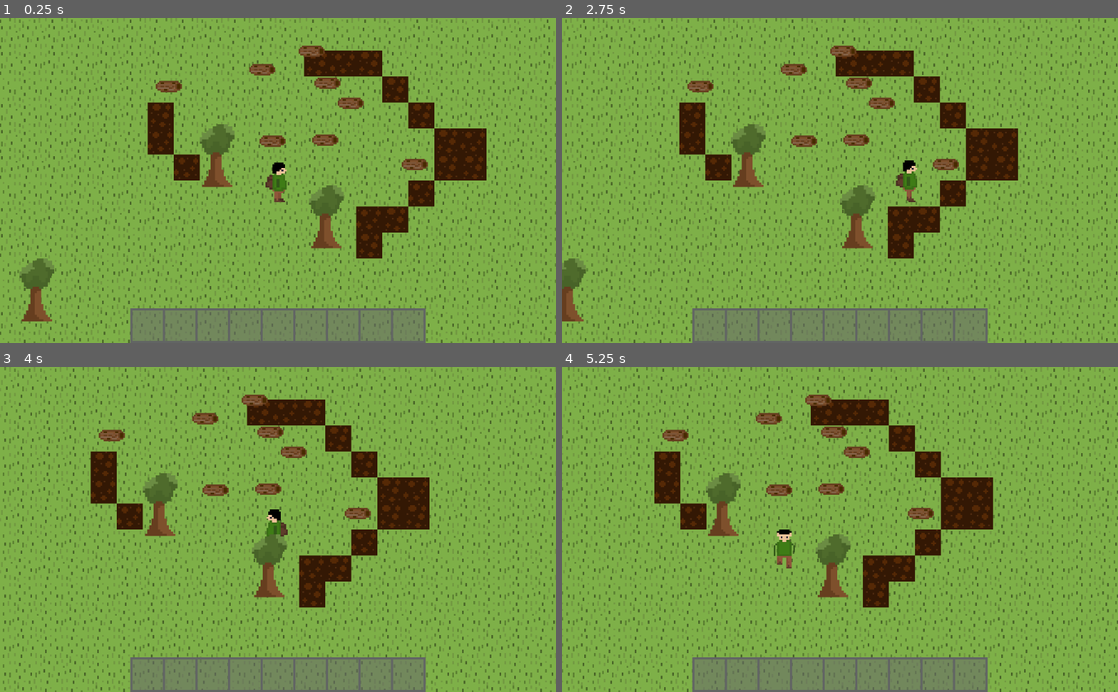
Above: before the commit, frames 1-4 (two rows, left to right).
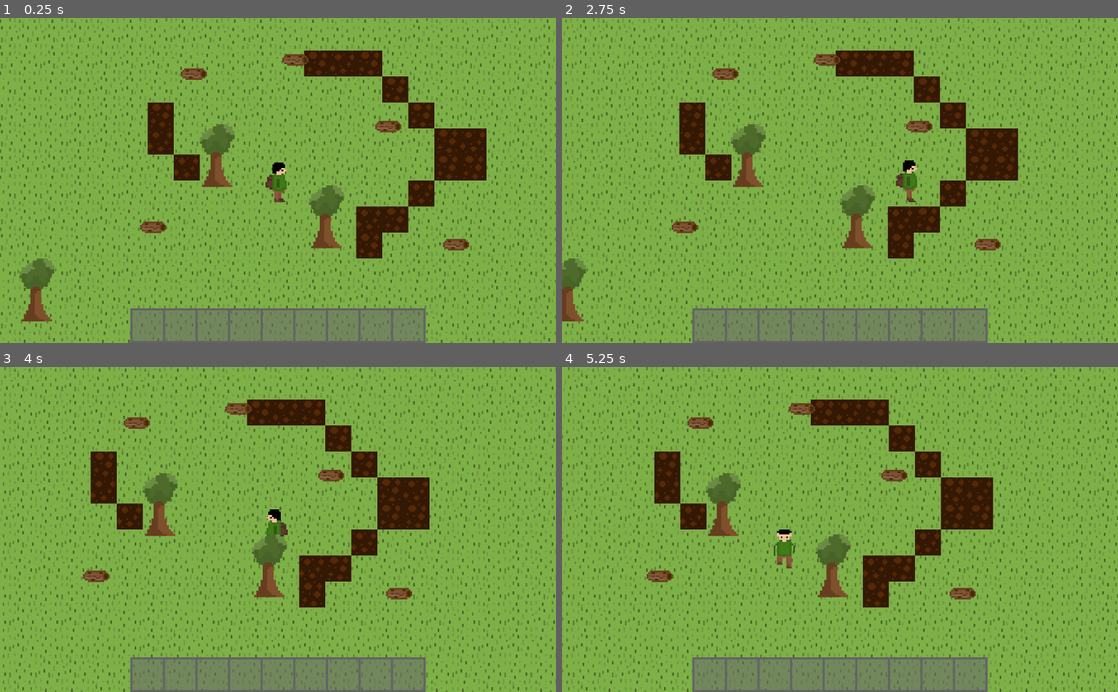
Above: after the commit, the same moments.

Repository: nalton-software/godot-fire-jam
Game: Godot game, scene res://scenes/Main.tscn
The game is run twice, just before and just after one commit, with the same random seed, the same clock (stepped at 60 frames per second) and the same inputs.
Inputs (mouse positions are in pixels of both pictures, inside the frame that each line leads up to):
- Up to frame 1 (0.25 s): no input
- Up to frame 2 (2.75 s): tap Enter at 0.5 s; drag from (890, 216) to (600, 291) at 0.52 s; drag from (600, 291) to (890, 216) at 1.27 s; tap Space at 2 s; move the mouse to (778, 154) at 2.02 s; hold Right (ui_right) from 2.03 s (still down); click (778, 154) at 2.17 s
- Up to frame 3 (4 s): release Right (ui_right) at 2.75 s; drag from (250, 594) to (189, 503) at 2.77 s; move the mouse to (444, 578) at 3.52 s; hold Left (ui_left) from 3.53 s (still down); click (444, 578) at 3.67 s
- Up to frame 4 (5.25 s): release Left (ui_left) at 4.25 s; drag from (673, 480) to (817, 399) at 4.27 s; move the mouse to (867, 529) at 5.02 s; hold Down (ui_down) from 5.03 s (still down); click (867, 529) at 5.17 s

The runs differ from the first frame. In frame 1, 1.9% of the frame differs, in the area x 25-85%, y 8-72%; in frame 2, 1.9%; in frame 3, 1.9%; in frame 4, 1.9%.

Commit message:
Redo item system {gacp}

Diff:
--- a/project.godot
+++ b/project.godot
@@ -10,12 +10,18 @@
 
 _global_script_classes=[ {
 "base": "Resource",
-"class": "ItemData",
+"class": "Item",
 "language": "GDScript",
-"path": "res://scripts/items/ItemData.gd"
+"path": "res://scripts/items/Item.gd"
+}, {
+"base": "Resource",
+"class": "Recipe",
+"language": "GDScript",
+"path": "res://scripts/recipes/Recipe.gd"
 } ]
 _global_script_class_icons={
-"ItemData": ""
+"Item": "",
+"Recipe": ""
 }
 
 [application]
@@ -27,7 +33,8 @@
 [autoload]
 
 Utils="*res://scripts/Utils.gd"
-RecipeList="*res://scripts/RecipeList.gd"
+Recipes="*res://scripts/recipes/Recipes.gd"
+Items="*res://scripts/items/Items.gd"
 
 [input]
 
--- a/scenes/CraftingMenu.tscn
+++ b/scenes/CraftingMenu.tscn
@@ -5,7 +5,6 @@
 [ext_resource path="res://scripts/CraftingMenu.gd" type="Script" id=3]
 
 [node name="CraftingMenu" type="PopupMenu"]
-visible = true
 anchor_right = 1.0
 anchor_bottom = 1.0
 margin_left = 100.0
@@ -14,22 +13,6 @@
 margin_bottom = -50.0
 popup_exclusive = true
 script = ExtResource( 3 )
-__meta__ = {
-"_edit_use_anchors_": false
-}
-
-[node name="Heading" type="Label" parent="."]
-anchor_left = 0.5
-anchor_right = 0.5
-margin_left = -54.0
-margin_top = 13.0
-margin_right = 54.0
-margin_bottom = 39.0
-grow_horizontal = 2
-size_flags_horizontal = 4
-custom_fonts/font = ExtResource( 1 )
-text = "Crafting"
-align = 1
 __meta__ = {
 "_edit_use_anchors_": false
 }
@@ -47,8 +30,37 @@
 "_edit_use_anchors_": false
 }
 
-[node name="Recipes" type="VBoxContainer" parent="."]
-margin_right = 40.0
-margin_bottom = 40.0
+[node name="VBoxContainer" type="VBoxContainer" parent="."]
+anchor_right = 1.0
+anchor_bottom = 1.0
+custom_constants/separation = 2
+__meta__ = {
+"_edit_use_anchors_": false
+}
+
+[node name="Heading" type="Label" parent="VBoxContainer"]
+margin_left = 358.0
+margin_right = 466.0
+margin_bottom = 39.0
+grow_horizontal = 2
+size_flags_horizontal = 4
+custom_fonts/font = ExtResource( 1 )
+text = "Crafting"
+align = 1
+__meta__ = {
+"_edit_use_anchors_": false
+}
+
+[node name="HBoxContainer" type="HBoxContainer" parent="VBoxContainer"]
+margin_top = 41.0
+margin_right = 824.0
+margin_bottom = 41.0
+
+[node name="ScrollContainer" type="ScrollContainer" parent="VBoxContainer/HBoxContainer"]
+
+[node name="Recipes" type="VBoxContainer" parent="VBoxContainer/HBoxContainer/ScrollContainer"]
+__meta__ = {
+"_edit_use_anchors_": false
+}
 
 [connection signal="pressed" from="CloseButton" to="." method="_on_CloseButton_pressed"]
--- a/scenes/Main.tscn
+++ b/scenes/Main.tscn
@@ -6,8 +6,7 @@
 [ext_resource path="res://scenes/Player.tscn" type="PackedScene" id=4]
 [ext_resource path="res://scenes/tilemaps/Water.tscn" type="PackedScene" id=5]
 [ext_resource path="res://scenes/tilemaps/Dirt.tscn" type="PackedScene" id=6]
-[ext_resource path="res://scripts/items/Wood.gd" type="Script" id=7]
-[ext_resource path="res://scenes/DisplayItem.tscn" type="PackedScene" id=8]
+[ext_resource path="res://scenes/items/WorldItem.tscn" type="PackedScene" id=8]
 
 [node name="Main" type="Node2D"]
 
@@ -33,38 +32,22 @@
 [node name="Object3" parent="YSort" instance=ExtResource( 3 )]
 position = Vector2( -112.246, -51.6333 )
 
-[node name="DisplayItem" parent="YSort" instance=ExtResource( 8 )]
-position = Vector2( -28.9188, -206.001 )
-item_script = ExtResource( 7 )
+[node name="WorldItem" parent="YSort" instance=ExtResource( 8 )]
+position = Vector2( 328.371, 117.466 )
+item_name = "Wood"
 
-[node name="DisplayItem9" parent="YSort" instance=ExtResource( 8 )]
-position = Vector2( 62.0007, -239.675 )
-item_script = ExtResource( 7 )
+[node name="WorldItem2" parent="YSort" instance=ExtResource( 8 )]
+position = Vector2( 202.896, -101.448 )
+item_name = "Wood"
 
-[node name="DisplayItem7" parent="YSort" instance=ExtResource( 8 )]
-position = Vector2( 133.838, -144.265 )
-item_script = ExtResource( 7 )
+[node name="WorldItem3" parent="YSort" instance=ExtResource( 8 )]
+position = Vector2( -154.841, -197.556 )
+item_name = "Wood"
 
-[node name="DisplayItem8" parent="YSort" instance=ExtResource( 8 )]
-position = Vector2( 133.838, -144.265 )
-item_script = ExtResource( 7 )
+[node name="WorldItem4" parent="YSort" instance=ExtResource( 8 )]
+position = Vector2( 32.0363, -224.253 )
+item_name = "Wood"
 
-[node name="DisplayItem2" parent="YSort" instance=ExtResource( 8 )]
-position = Vector2( -9.83698, -73.5501 )
-item_script = ExtResource( 7 )
-
-[node name="DisplayItem3" parent="YSort" instance=ExtResource( 8 )]
-position = Vector2( 91.1847, -181.306 )
-item_script = ExtResource( 7 )
-
-[node name="DisplayItem4" parent="YSort" instance=ExtResource( 8 )]
-position = Vector2( 86.6948, -75.795 )
-item_script = ExtResource( 7 )
-
-[node name="DisplayItem5" parent="YSort" instance=ExtResource( 8 )]
-position = Vector2( -200.655, -174.572 )
-item_script = ExtResource( 7 )
-
-[node name="DisplayItem6" parent="YSort" instance=ExtResource( 8 )]
-position = Vector2( 251.697, -30.8965 )
-item_script = ExtResource( 7 )
+[node name="WorldItem5" parent="YSort" instance=ExtResource( 8 )]
+position = Vector2( -229.593, 85.4297 )
+item_name = "Wood"
--- a/scenes/items/Wood.tscn
+++ b/scenes/items/Wood.tscn
@@ -1,5 +1,6 @@
 [gd_scene load_steps=2 format=2]
 
-[ext_resource path="res://scenes/DisplayItem.tscn" type="PackedScene" id=1]
+[ext_resource path="res://scenes/items/WorldItem.tscn" type="PackedScene" id=1]
 
 [node name="Wood" instance=ExtResource( 1 )]
+item_name = "Wood"
--- a/scenes/DisplayItem.tscn
+++ b/scenes/items/WorldItem.tscn
@@ -1,11 +1,11 @@
 [gd_scene load_steps=3 format=2]
 
-[ext_resource path="res://scripts/items/DisplayItem.gd" type="Script" id=1]
+[ext_resource path="res://scripts/items/WorldItem.gd" type="Script" id=1]
 
 [sub_resource type="RectangleShape2D" id=1]
 extents = Vector2( 16, 16 )
 
-[node name="DisplayItem" type="Area2D"]
+[node name="WorldItem" type="Area2D"]
 script = ExtResource( 1 )
 
 [node name="CollisionShape2D" type="CollisionShape2D" parent="."]
--- a/scenes/objects/Tree.tscn
+++ b/scenes/objects/Tree.tscn
@@ -1,15 +1,14 @@
-[gd_scene load_steps=5 format=2]
+[gd_scene load_steps=4 format=2]
 
 [ext_resource path="res://art/tree.png" type="Texture" id=1]
 [ext_resource path="res://scenes/objects/Object.tscn" type="PackedScene" id=2]
-[ext_resource path="res://scripts/items/Wood.gd" type="Script" id=3]
 
 [sub_resource type="RectangleShape2D" id=1]
 extents = Vector2( 8.07618, 14.3802 )
 
 [node name="Tree" instance=ExtResource( 2 )]
 spawn_offset = Vector2( 0, 50 )
-item_script = ExtResource( 3 )
+item_name = "Wood"
 
 [node name="Sprite" parent="." index="0"]
 texture = ExtResource( 1 )
--- a/scripts/CraftingMenu.gd
+++ b/scripts/CraftingMenu.gd
@@ -1,5 +1,11 @@
 extends PopupMenu
 
+func _ready():
+	populate_recipes()
 
 func _on_CloseButton_pressed():
 	hide()
+
+func populate_recipes():
+	for recipe in RecipeList.data:
+		print(recipe.name)
--- a/scripts/HUD.gd
+++ b/scripts/HUD.gd
@@ -2,7 +2,7 @@
 
 onready var inventory = $"Control/InventoryItems"
 
-func add_item(item_data: ItemData) -> bool:
+func add_item(item_data: Item) -> bool:
 	var available_spots = get_tree().get_nodes_in_group("Empty")
 	if len(available_spots) == 0:
 		return false
--- a/scripts/Object.gd
+++ b/scripts/Object.gd
@@ -2,14 +2,19 @@
 
 export var spawn_offset := Vector2.ZERO
 export var toughness := 1.0
-export var item_script: Script
+export var item_name: String
 
 onready var original_pos := position
-onready var item_prefab := preload("res://scenes/DisplayItem.tscn")
+onready var world_item_prefab := preload("res://scenes/items/WorldItem.tscn")
+
+var item: Resource
 
 var mouse_on := false
 var mouse_down := false
 var mining_progress := 0.0
+
+func _ready():
+	item = Items.data[item_name]
 
 func _process(delta: float) -> void:
 	if Input.is_mouse_button_pressed(BUTTON_LEFT) and mouse_on:
@@ -31,8 +36,8 @@
 	mouse_on = false
 
 func destroy():
-	var item = item_prefab.instance()
-	item.position = position + spawn_offset
-	item.item_script = item_script
-	get_parent().add_child(item)
+	var world_item = world_item_prefab.instance()
+	world_item.position = position + spawn_offset
+	world_item.item = item
+	get_parent().add_child(world_item)
 	queue_free()
--- a/scripts/items/DisplayItem.gd
+++ /dev/null
@@ -1,20 +0,0 @@
-extends Area2D
-
-export var item_script: Script
-
-onready var HUD = $"/root/Main/HUD"
-
-var item_data
-
-func _enter_tree():
-	if item_data == null:
-		item_data = item_script.new()
-	$Sprite.texture = item_data.texture
-	$Sprite.scale.x = item_data.size.x / item_data.texture.get_width()
-	$Sprite.scale.y = item_data.size.y / item_data.texture.get_height()
-	$CollisionShape2D.shape.extents = item_data.size / 2
-
-func _on_DisplayItem_body_entered(body):
-	if body.is_in_group('Players'):
-		if HUD.add_item(item_data):
-			queue_free()
--- a/scripts/items/InventoryItem.gd
+++ b/scripts/items/InventoryItem.gd
@@ -6,7 +6,7 @@
 	if event is InputEventMouseMotion and dragging_item:
 		$Item.rect_position = get_local_mouse_position()
 
-func set_item(item_data: ItemData):
+func set_item(item_data: Item):
 	$Item.texture = item_data.texture
 	remove_from_group("Empty")
 
--- a/scripts/items/ItemData.gd
+++ b/scripts/items/Item.gd
@@ -1,6 +1,6 @@
 extends Resource
 
-class_name ItemData
+class_name Item
 
 export (String) var name
 export (StreamTexture) var texture
--- /dev/null
+++ b/scripts/items/Items.gd
@@ -0,0 +1,7 @@
+extends Node
+
+const Item = preload('res://scripts/items/Item.gd')
+
+var data = {
+	'Wood' : Item.new('Wood', preload('res://art/wood.png'), Vector2(48, 48))
+}
--- a/scripts/items/Wood.gd
+++ /dev/null
@@ -1,4 +0,0 @@
-extends 'res://scripts/items/ItemData.gd'
-
-func _init().('Wood', preload('res://art/wood.png'), Vector2(48, 48)):
-	pass
--- /dev/null
+++ b/scripts/items/WorldItem.gd
@@ -0,0 +1,24 @@
+extends Area2D
+
+export var item_name: String
+
+onready var HUD = $"/root/Main/HUD"
+
+var item
+
+func _enter_tree():
+	if item == null and item_name != '':
+		item = Items.data[item_name]
+	elif item != null:
+		item_name = item.name
+	else:
+		print('Error: WorldItem has no item assigned')
+	$Sprite.texture = item.texture
+	$Sprite.scale.x = item.size.x / item.texture.get_width()
+	$Sprite.scale.y = item.size.y / item.texture.get_height()
+	$CollisionShape2D.shape.extents = item.size / 2
+
+func _on_DisplayItem_body_entered(body):
+	if body.is_in_group('Players'):
+		if HUD.add_item(item):
+			queue_free()
--- a/scripts/RecipeList.gd
+++ b/scripts/recipes/Recipes.gd
@@ -1,6 +1,6 @@
 extends Node
 
-const Recipe = preload('res://scripts/Recipe.gd')
+const Recipe = preload('res://scripts/recipes/Recipe.gd')
 
 var data = [
 	Recipe.new('Less wood', {'wood' : 2}, {'wood' : 1}),
Not shown: 1 places in scenes/Main.tscn that only renumber resources
Renamed: scripts/Recipe.gd -> scripts/recipes/Recipe.gd
